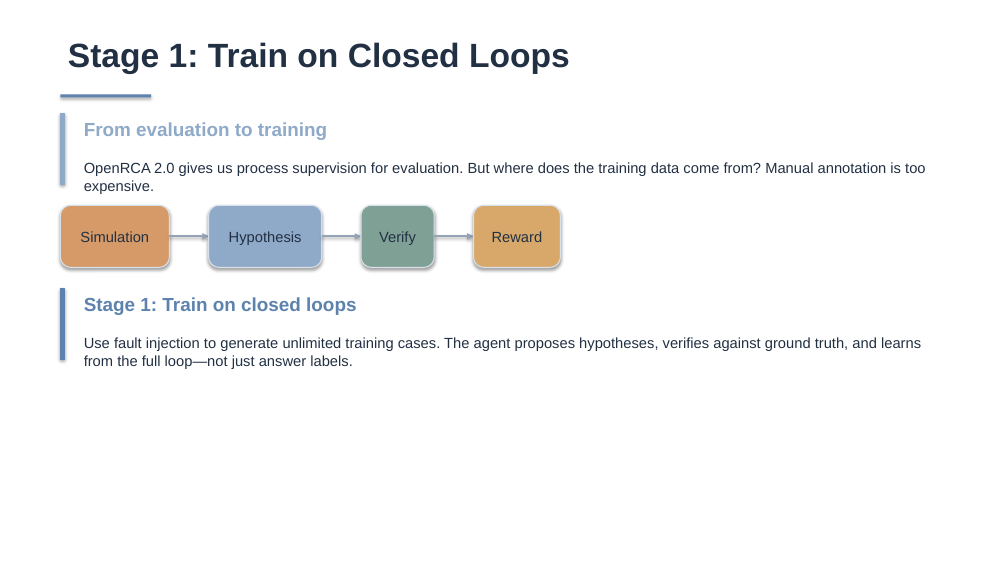
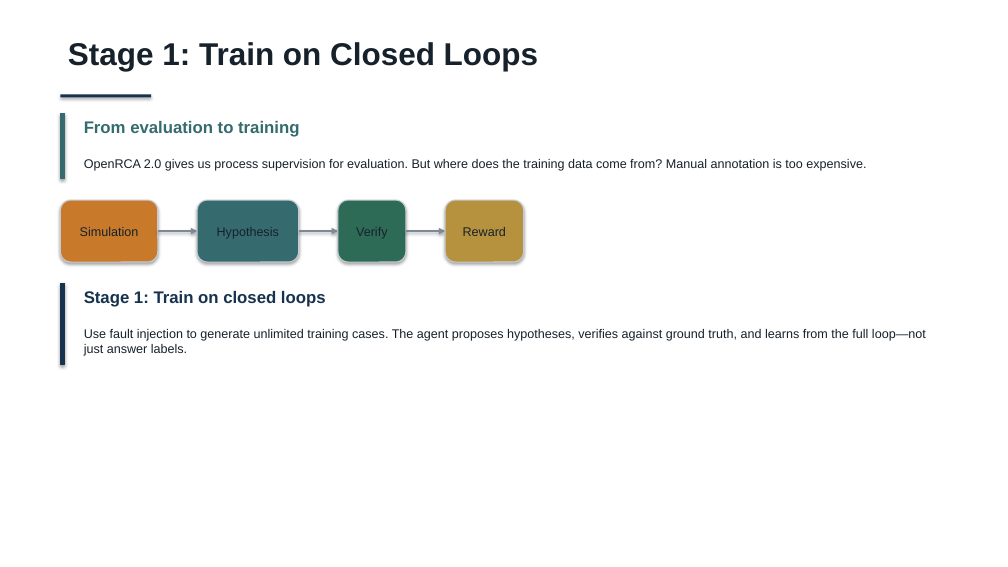
Before and after one commit to Lincyaw/paperops, a slide deck: slide 15 of examples/self-intro/diagnostic_world_model.pptx. Drawn at 1008x567 pixels with LibreOffice and Linux fonts; fonts in the diff are those of the drawing. Boxes give left, top, right and bottom in pixels: in the first picture for what was removed or moved away, otherwise in the second. Text is boxed around its words. In the diff, an @@ line names an element or a change of style, - is before the commit and + after.

```diff
--- a/examples/self-intro/diagnostic_world_model.pptx
+++ b/examples/self-intro/diagnostic_world_model.pptx
@@ text "Stage 1: Train on Closed ..." at (68, 42, 538, 71): size 32 to 30 pt, text colour #223043 to #16212B @@
@@ rectangle at (60, 95, 151, 98): fill #5C82AD to #16324F @@
@@ rectangle: place and size @@
-rectangle at (60, 113, 65, 185)
+rectangle at (60, 113, 65, 179)
@@ rectangle at (60, 113, 65, 179): fill #8FAAC8 to #356B6F; outline #8FAAC8 1 pt to #356B6F 1 pt @@
@@ text "From evaluation to training" at (84, 121, 299, 137): size 18 to 16 pt, text colour #8FAAC8 to #356B6F @@
@@ text "OpenRCA 2.0 gives us process ..." at (84, 159, 866, 171): size 14 to 12 pt, text colour #223043 to #16212B @@
@@ rounded rectangle "Simulation": place and size @@
-rounded rectangle "Simulation" at (60, 206, 169, 268)
+rounded rectangle "Simulation" at (60, 200, 158, 262)
@@ rounded rectangle "Simulation" at (60, 200, 158, 262): size 14 to 12 pt, text colour #223043 to #16212B; fill #D69A68 to #C8792A; outline #D8E0EA 1 pt to #C5CBD3 1 pt @@
@@ rounded rectangle "Hypothesis": place and size @@
-rounded rectangle "Hypothesis" at (209, 206, 322, 268)
+rounded rectangle "Hypothesis" at (197, 200, 299, 262)
@@ rounded rectangle "Hypothesis" at (197, 200, 299, 262): size 14 to 12 pt, text colour #223043 to #16212B; fill #8FAAC8 to #356B6F; outline #D8E0EA 1 pt to #C5CBD3 1 pt @@
@@ rounded rectangle "Verify": place and size @@
-rounded rectangle "Verify" at (361, 206, 435, 268)
+rounded rectangle "Verify" at (338, 200, 406, 262)
@@ rounded rectangle "Verify" at (338, 200, 406, 262): size 14 to 12 pt, text colour #223043 to #16212B; fill #7FA195 to #2E6B57; outline #D8E0EA 1 pt to #C5CBD3 1 pt @@
@@ rounded rectangle "Reward": place and size @@
-rounded rectangle "Reward" at (473, 206, 560, 268)
+rounded rectangle "Reward" at (445, 200, 524, 262)
@@ rounded rectangle "Reward" at (445, 200, 524, 262): size 14 to 12 pt, text colour #223043 to #16212B; fill #D8A86A to #B6923E; outline #D8E0EA 1 pt to #C5CBD3 1 pt @@
@@ arrow moved from (169, 237) - (209, 237) to (158, 231) - (197, 231) @@
@@ arrow (158, 231) - (197, 231): stroke #94A3B6 1.5 pt to #7C8A98 1.5 pt @@
@@ arrow moved from (322, 237) - (361, 237) to (299, 231) - (338, 231) @@
@@ arrow (299, 231) - (338, 231): stroke #94A3B6 1.5 pt to #7C8A98 1.5 pt @@
@@ arrow moved from (434, 237) - (473, 237) to (406, 231) - (445, 231) @@
@@ arrow (406, 231) - (445, 231): stroke #94A3B6 1.5 pt to #7C8A98 1.5 pt @@
@@ rectangle: place and size @@
-rectangle at (60, 289, 65, 360)
+rectangle at (60, 284, 65, 364)
@@ rectangle at (60, 284, 65, 364): fill #5C82AD to #16324F; outline #5C82AD 1 pt to #16324F 1 pt @@
@@ text "Stage 1: Train on closed ..." at (84, 291, 326, 307): size 18 to 16 pt, text colour #5C82AD to #16324F @@
@@ text "Use fault injection to generate ...": place and size @@
-text "Use fault injection to generate ..." at (84, 337, 921, 369)
+text "Use fault injection to generate ..." at (84, 329, 926, 356)
@@ text "Use fault injection to generate ..." at (84, 329, 926, 356): size 14 to 12 pt, text colour #223043 to #16212B @@
```
Also in this commit, not shown: 17 other slides changed, 27 other files.
